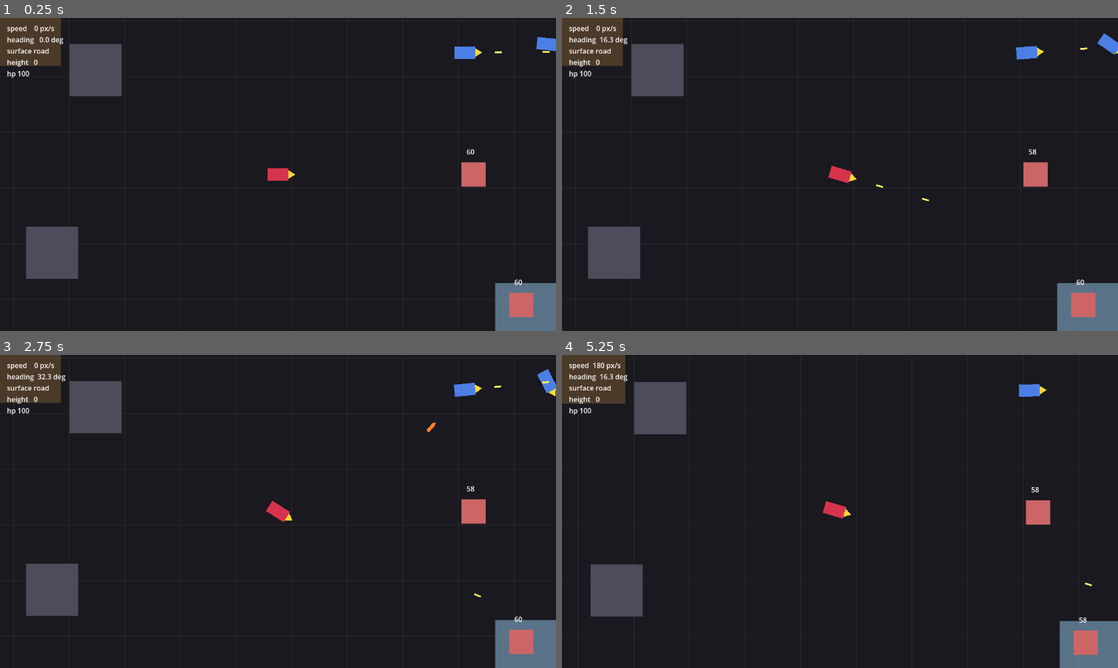
Above: before the commit, frames 1-4 (two rows, left to right).
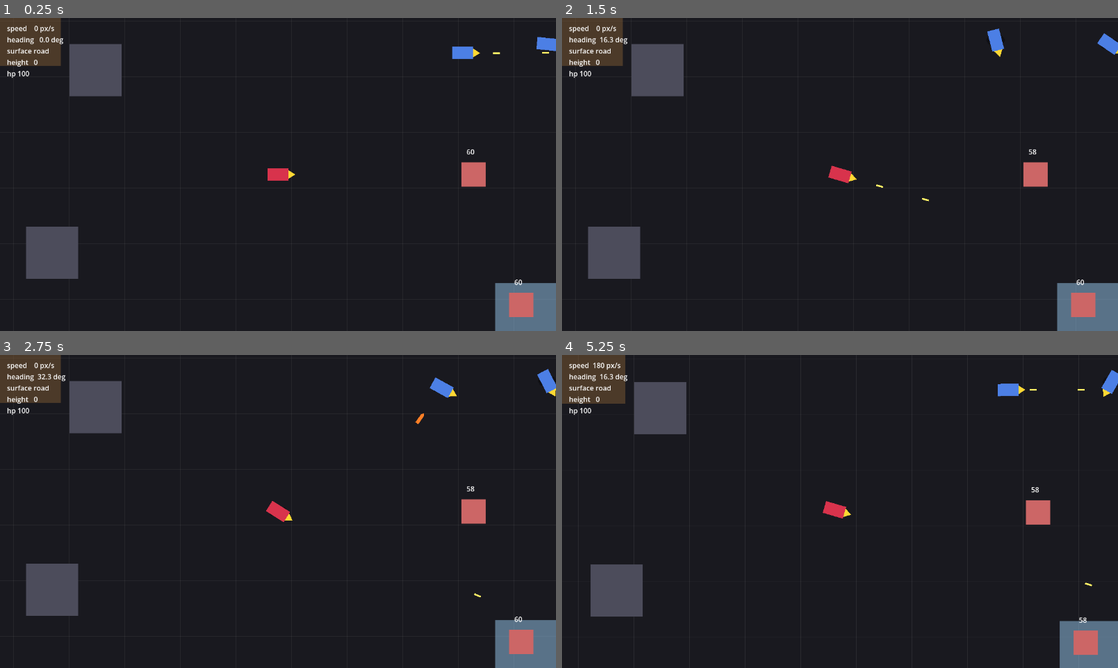
Above: after the commit, the same moments.

Repository: b3p3k0/bentchrome
Game: Godot game, scene res://levels/arena/arena.tscn
Same seed, same stepped clock (60 frames per second), same inputs: the game is played once before the commit and once after it.
Inputs (mouse positions are in pixels of both pictures, inside the frame that each line leads up to):
- Up to frame 1 (0.25 s): no input
- Up to frame 2 (1.5 s): tap Enter (ui_accept) at 0.5, 0.77 s; move the mouse to (962, 158) at 0.52 s; hold D (move_right) 0.53-1.25 s; click (962, 158) at 0.6 s; drag from (728, 190) to (840, 174) at 1.27 s
- Up to frame 3 (2.75 s): move the mouse to (333, 442) at 2.02 s; hold D (move_right) from 2.03 s (still down); right-click (333, 442) at 2.1 s; click (333, 442) at 2.3 s
- Up to frame 4 (5.25 s): release D (move_right) at 2.75 s; drag from (812, 574) to (1106, 380) at 2.77 s; move the mouse to (1006, 558) at 3.52 s; hold A (move_left) 3.53-4.25 s; tap K at 3.6 s; tap Enter (ui_accept) at 3.77 s; click (1006, 558) at 3.8 s; drag from (673, 464) to (1106, 380) at 4.27 s; move the mouse to (867, 511) at 5.02 s; hold S (move_down) from 5.03 s (still down); tap M at 5.1 s

The runs differ from the first frame. In frame 1, less than 0.1% of the frame differs, in the area x 81-99%, y 9-14%; in frame 2, 0.3%; in frame 3, 0.4%; in frame 4, 0.5%, in the area x 78-100%, y 4-14%.

Commit message:
Phase 3: enemies drive — basic free-for-all pursuit
Upgrade the placeholder EnemyDriver from a stationary turret to pursuit: chase the nearest other vehicle, hold a ~240px engagement range (ease off / back up when too close so it circles instead of ramming), and fire the MG while facing within range. Movement baseline before distinct archetypes.

Co-Authored-By: Claude Opus 4.8 <noreply@anthropic.com>

Diff:
--- a/vehicles/drivers/enemy_driver.gd
+++ b/vehicles/drivers/enemy_driver.gd
@@ -1,19 +1,32 @@
 class_name EnemyDriver
 extends Driver
-## Placeholder free-for-all behavior: turn toward the nearest OTHER vehicle
-## (player or another enemy) and fire the MG when roughly aimed. Stationary for
-## now — real archetypes (movement, threat scoring) arrive in Phase 3.
+## Basic free-for-all pursuit: chase the nearest OTHER vehicle (player or another
+## enemy), hold a rough engagement range, and fire the MG while facing it. This
+## is the movement baseline — distinct archetypes (flank, retreat, ambush, boss)
+## layer weights and behaviors on top in the rest of Phase 3.
+
+const ENGAGE_RANGE := 240.0   # px the enemy tries to keep from its target
+const FIRE_RANGE := 1000.0
 
 func get_intent(vehicle, _delta: float) -> Dictionary:
 	var target := _nearest_other(vehicle)
 	if target == null:
 		return {"throttle": 0.0, "steer": 0.0, "fire_mg": false, "fire_special": false}
+
 	var to_target: Vector2 = target.global_position - vehicle.global_position
+	var dist := to_target.length()
 	var diff := wrapf(to_target.angle() - vehicle.heading, -PI, PI)
+
+	# Drive toward the target when roughly facing it; ease off (or back up) when
+	# inside the engagement range so it circles instead of ramming.
+	var throttle := 0.0
+	if absf(diff) < 1.2:
+		throttle = clampf((dist - ENGAGE_RANGE) / 300.0, -0.3, 1.0)
+
 	return {
-		"throttle": 0.0,
+		"throttle": throttle,
 		"steer": clampf(diff * 2.0, -1.0, 1.0),
-		"fire_mg": absf(diff) < 0.22,
+		"fire_mg": absf(diff) < 0.25 and dist < FIRE_RANGE,
 		"fire_special": false,
 	}
 
